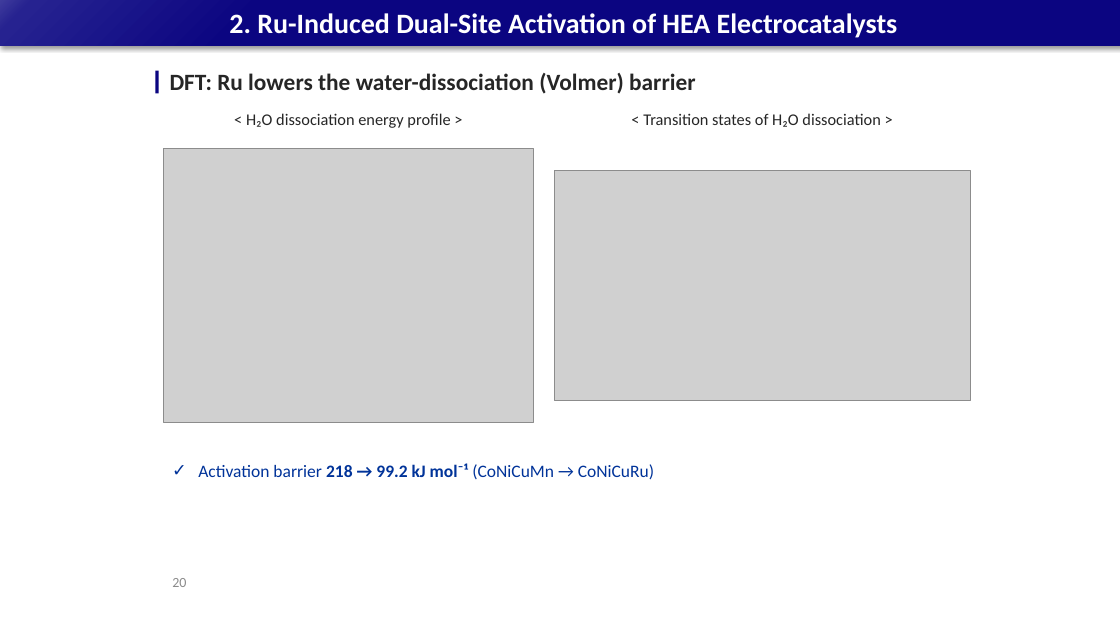
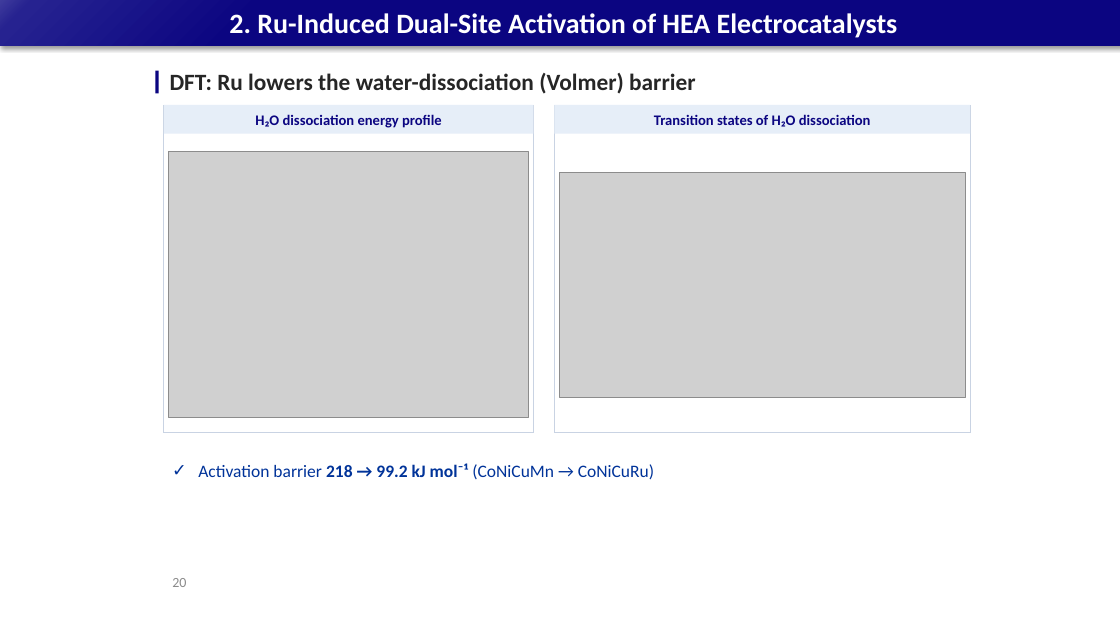
Before and after one commit to limsj0204/letter, a slide deck: slide 20 of 학위논문_디펜스_발표자료.pptx. Drawn at 1120x630 pixels with LibreOffice and Linux fonts; fonts in the diff are those of the drawing; grey boxes stand for pictures. Boxes give left, top, right and bottom in pixels: in the first picture for what was removed or moved away, otherwise in the second. Text is boxed around its words. In the diff, an @@ line names an element or a change of style, - is before the commit and + after.

```diff
--- a/학위논문_디펜스_발표자료.pptx
+++ b/학위논문_디펜스_발표자료.pptx
@@ rectangle "H₂O dissociation energy profile": place and size @@
-rectangle "H₂O dissociation energy profile" at (246,113,450,128)
+rectangle "H₂O dissociation energy profile" at (164,105,534,134)
@@ rectangle "H₂O dissociation energy profile" at (164,105,534,134): vertical alignment top to middle; fill none to #E6EEF8 @@
@@ rectangle added at (164,105,534,433), outline #C9D3E3 0.75 pt @@
@@ text in rectangle at (255,114,442,128): text changed; size 14 to 12.5 pt; text colour #262626 to #0B0581; bold on @@
-< H₂O dissociation energy profile >
+H₂O dissociation energy profile
@@ rectangle "Transition states of H₂O dissociation": place and size @@
-rectangle "Transition states of H₂O dissociation" at (643,113,880,127)
+rectangle "Transition states of H₂O dissociation" at (555,105,970,134)
@@ rectangle "Transition states of H₂O dissociation" at (555,105,970,134): vertical alignment top to middle; fill none to #E6EEF8 @@
@@ rectangle added at (555,105,970,433), outline #C9D3E3 0.75 pt @@
@@ text in rectangle at (654,114,871,127): text changed; size 14 to 12.5 pt; text colour #262626 to #0B0581; bold on @@
-< Transition states of H₂O dissociation >
+Transition states of H₂O dissociation
@@ picture: place and size @@
-picture at (164,149,534,423)
+picture at (169,152,528,418)
@@ picture: place and size @@
-picture at (555,171,970,401)
+picture at (560,172,965,397)
```
Also in this commit, not shown: 31 other slides changed.
